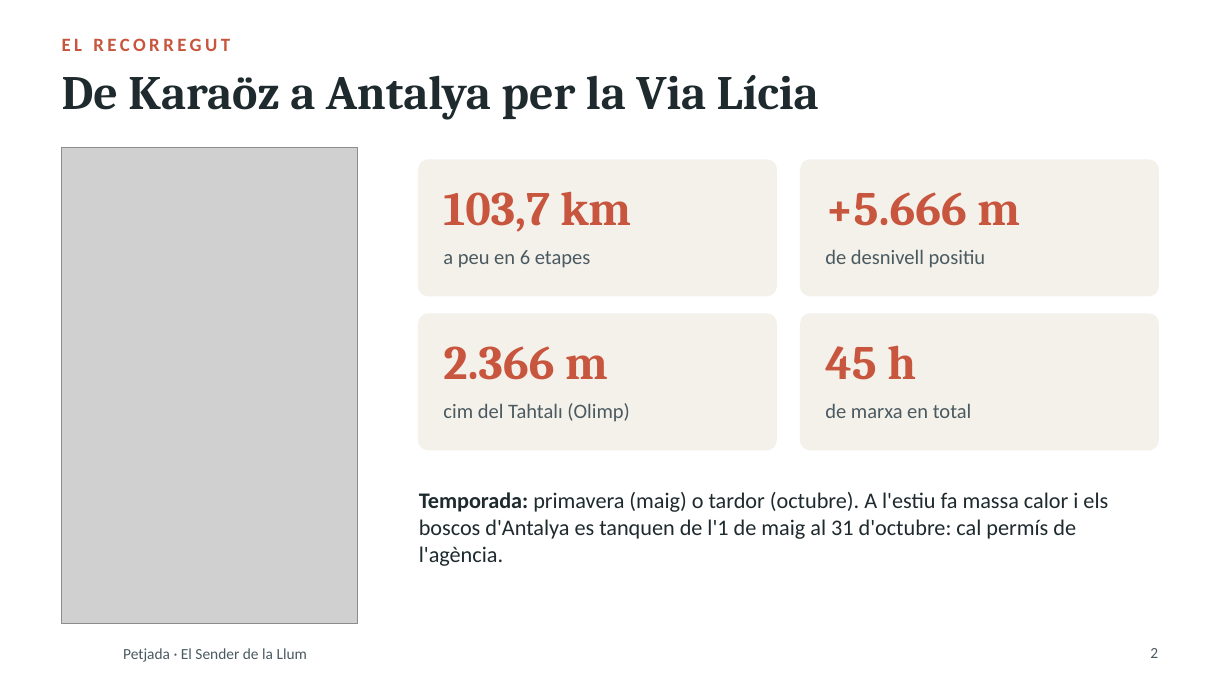
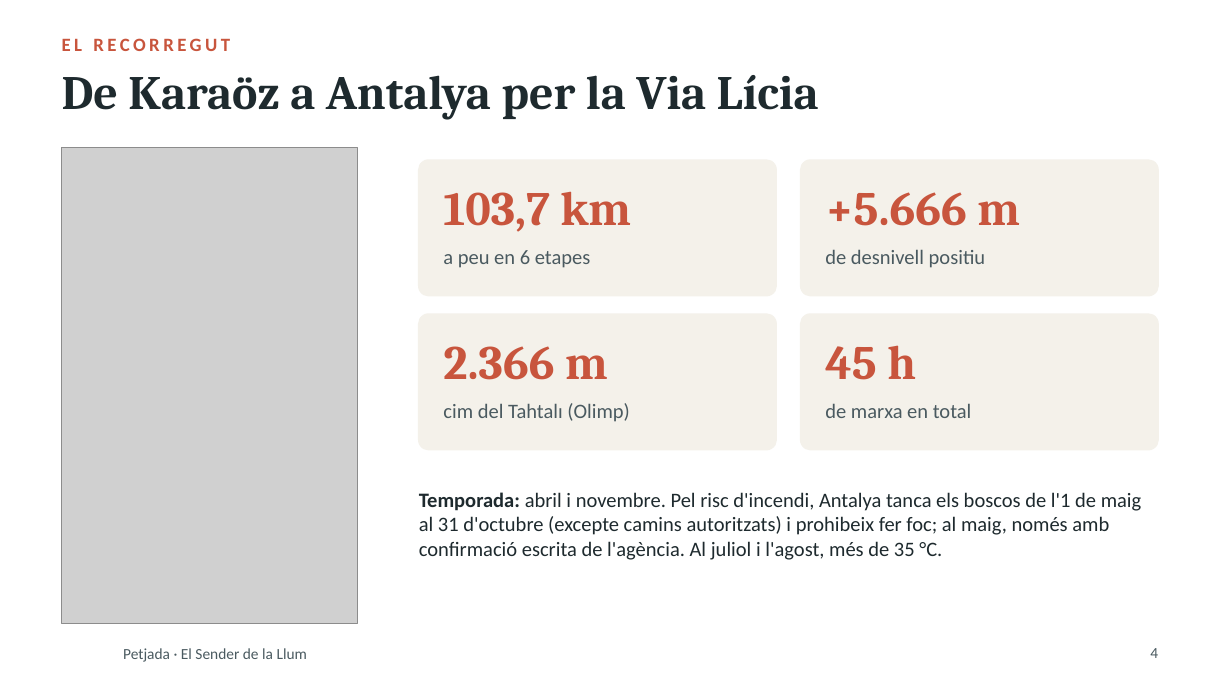
Before and after one commit to stosalca/sender-de-la-llum, a slide deck: slide 4 of Presentacio_2_Petjada.pptx (slide 2 before the commit). Drawn at 1232x693 pixels with LibreOffice and Linux fonts; fonts in the diff are those of the drawing; grey boxes stand for pictures; background and template pictures are left out. Boxes give left, top, right and bottom in pixels: in the first picture for what was removed or moved away, otherwise in the second. Text is boxed around its words. In the diff, an @@ line names an element or a change of style, - is before the commit and + after.

```diff
--- a/Presentacio_2_Petjada.pptx
+++ b/Presentacio_2_Petjada.pptx
@@ text at bbox=[419, 492, 1142, 560]: text changed; size 13 to 12 pt @@
-Temporada: primavera (maig) o tardor (octubre). A l'estiu fa massa calor i els boscos d'Antalya es tanquen de l'1 de maig al 31 d'octubre: cal permís de l'agència.
+Temporada: abril i novembre. Pel risc d'incendi, Antalya tanca els boscos de l'1 de maig al 31 d'octubre (excepte camins autoritzats) i prohibeix fer foc; al maig, només amb confirmació escrita de l'agència. Al juliol i l'agost, més de 35 °C.
@@ page number at bbox=[1150, 648, 1158, 658]: text changed @@
-2
+4
```
Also in this commit, not shown: 3 other slides changed, 7 slides added, 1 slide removed, 26 other files.
